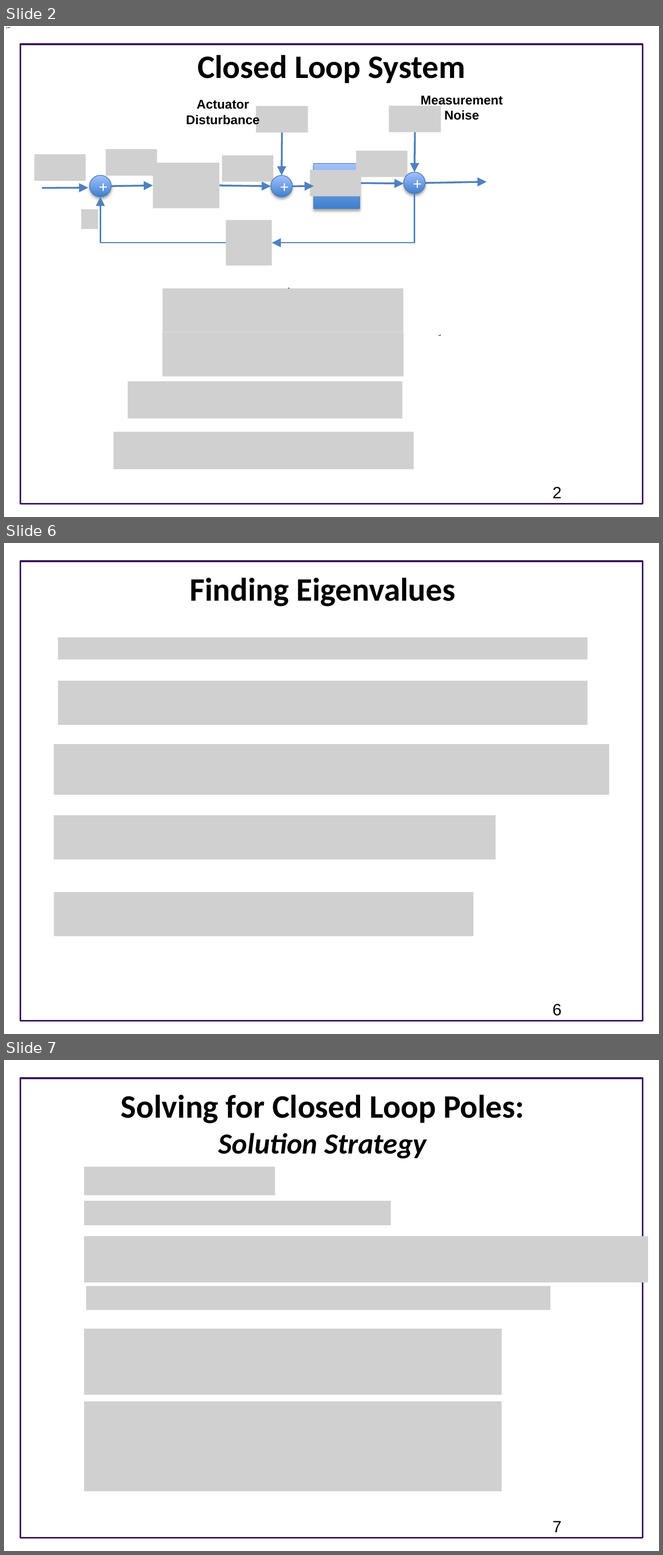
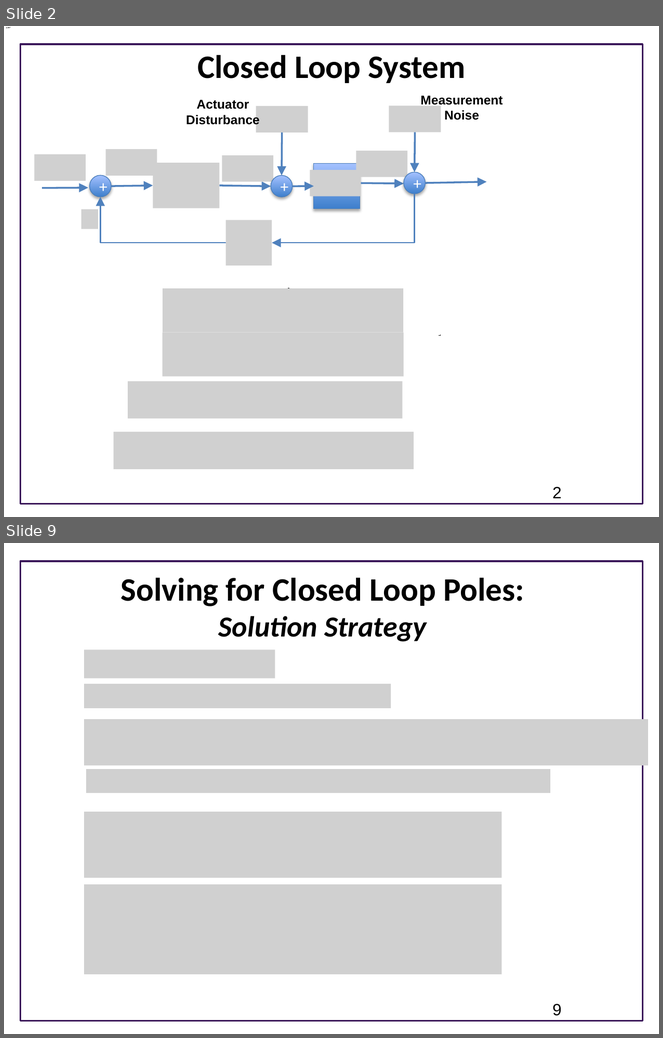
Before and after one commit to joseph-hellerstein/advanced-controls-lectures, a slide deck: Lecture_22-Designing-Closed-Loop-Systems/Designing-Proportional-Controllers.pptx. Shown one above the other, each under a label of ours: slides 2, 6 and 7 before the commit, slides 2 and 9 after it; the slides between them are not shown. The pictures are 663x1555 and 663x1038 pixels, drawn with LibreOffice and Linux fonts; fonts in the diff are those of the drawing; grey boxes stand for pictures; background and template pictures are left out. Boxes give left, top, right and bottom in pixels: in the first picture for what was removed or moved away, otherwise in the second. Text is boxed around its words. In the diff, an @@ line names an element or a change of style, - is before the commit and + after.

```diff
--- a/Lecture_22-Designing-Closed-Loop-Systems/Designing-Proportional-Controllers.pptx
+++ b/Lecture_22-Designing-Closed-Loop-Systems/Designing-Proportional-Controllers.pptx
@@ slide 6 removed at (x1=4, y1=543, x2=659, y2=1034), background #FFFFFF; not listed: 1 template element that a slide beside it also shows @@
@@ title removed at (x1=190, y1=577, x2=456, y2=606) @@
-Finding Eigenvalues
@@ picture removed at (x1=59, y1=637, x2=588, y2=659) @@
@@ picture removed at (x1=59, y1=681, x2=588, y2=724) @@
@@ picture removed at (x1=54, y1=744, x2=609, y2=795) @@
@@ picture removed at (x1=54, y1=815, x2=496, y2=860) @@
@@ picture removed at (x1=54, y1=892, x2=474, y2=936) @@
@@ page number removed at (x1=553, y1=1004, x2=562, y2=1016) @@
-6
@@ what was slide 7 is now slide 9 @@
@@ page number at (x1=553, y1=1004, x2=562, y2=1016): text changed @@
-7
+9
```
Also in this commit, not shown: 4 slides changed, 6 slides added, 1 other slide removed.
